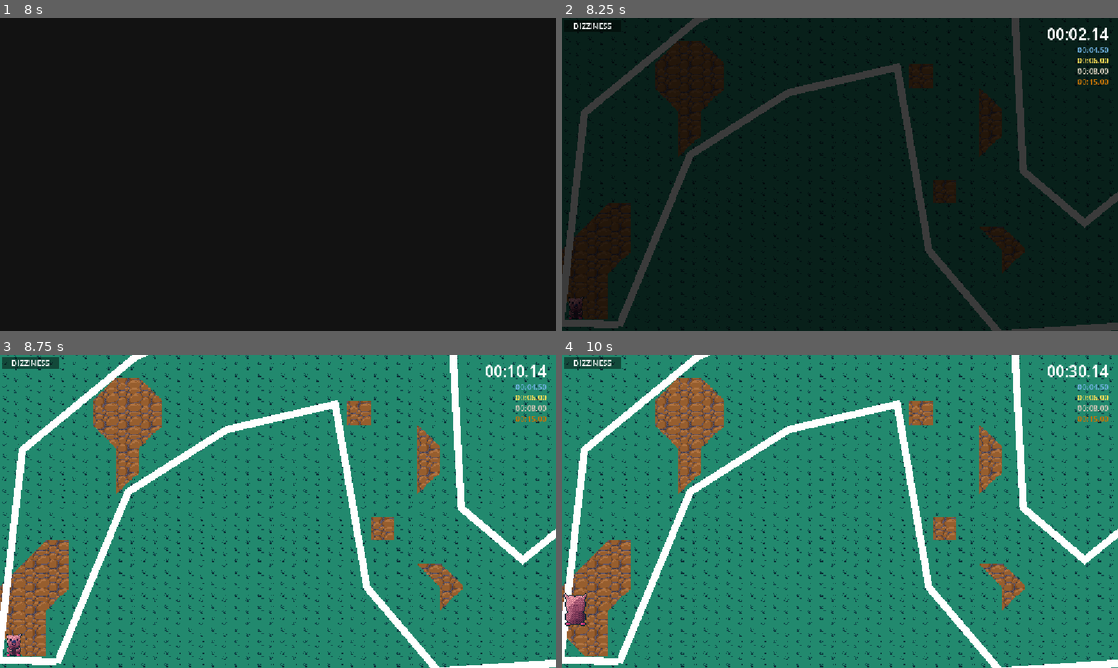
Above: before the commit, frames 1-4 (two rows, left to right).
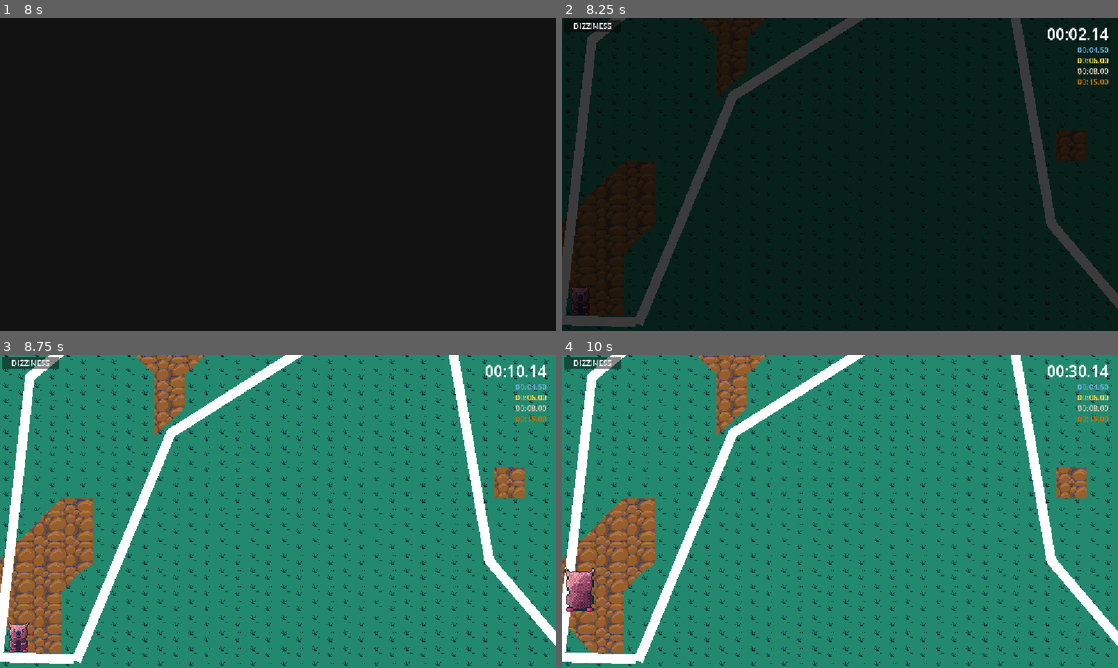
Above: after the commit, the same moments.

Repository: robplaysmusic-bit/dizzy-dash
Game: Godot game, scene res://levels/spin-test.tscn
Same seed, same stepped clock (60 frames per second), same inputs: the game is played once before the commit and once after it.
Inputs (mouse positions are in pixels of both pictures, inside the frame that each line leads up to):
- Up to frame 1 (8 s): tap Enter at 0.5, 2.1, 5.1 s; move the mouse to (400, 158) at 0.52 s; hold D (right) 0.53-1.25 s; tap Delete at 0.6, 3.6, 6.6 s; click (400, 158) at 0.67 s; tap Space (jump) at 0.77, 2, 3.77, 6.77 s; drag from (166, 190) to (250, 237) at 1.27 s; move the mouse to (333, 105) at 2.02 s; hold D (right) 2.03-2.75 s; drag from (250, 237) to (111, 127) at 2.77 s; move the mouse to (444, 221) at 3.52 s; hold A (left) 3.53-4.25 s; drag from (111, 127) to (194, 96) at 4.27 s; move the mouse to (305, 174) at 5.02 s; hold Backspace (back) 5.03-5.75 s; click (305, 174) at 5.17 s; drag from (194, 96) to (166, 190) at 5.77 s; move the mouse to (400, 158) at 6.52 s; hold W (up) 6.53-7.25 s; drag from (166, 190) to (250, 237) at 7.27 s
- Up to frame 2 (8.25 s): move the mouse to (895, 105) at 8.02 s; hold Backspace (back) from 8.03 s (still down); tap Enter at 8.1 s
- Up to frame 3 (8.75 s): keep holding Backspace (back)
- Up to frame 4 (10 s): release Backspace (back) at 8.75 s; drag from (812, 574) to (673, 464) at 8.77 s; tap Enter at 9.5 s; move the mouse to (1006, 558) at 9.52 s; hold W (up) from 9.53 s (still down); tap Delete at 9.6 s; click (1006, 558) at 9.67 s; tap Space (jump) at 9.77 s

Frame 1 is identical in both runs. In frame 2, 16% of the frame differs, in the area x 0-100%, y 0-100%; in frame 3, 28%; in frame 4, 28%.

Commit message:
Updates for feel
Camera more zoomed in. Some tweaks to results UI.

Diff:
--- a/levels/level-1.tscn
+++ b/levels/level-1.tscn
@@ -37,7 +37,7 @@
 position = Vector2(20, 624)
 
 [node name="Camera2D" type="Camera2D" parent="Player" unique_id=514127651]
-zoom = Vector2(1.5, 1.5)
+zoom = Vector2(2, 2)
 limit_left = 0
 limit_top = 0
 limit_right = 1159
--- a/levels/level-2.tscn
+++ b/levels/level-2.tscn
@@ -46,7 +46,7 @@
 position = Vector2(20, 624)
 
 [node name="Camera2D" type="Camera2D" parent="Player" unique_id=514127651]
-zoom = Vector2(1.5, 1.5)
+zoom = Vector2(2, 2)
 limit_left = -24
 limit_top = -33
 limit_right = 1027
--- a/levels/level-3.tscn
+++ b/levels/level-3.tscn
@@ -59,7 +59,7 @@
 position = Vector2(19, 23)
 
 [node name="Camera2D" type="Camera2D" parent="Player" unique_id=514127651]
-zoom = Vector2(1.5, 1.5)
+zoom = Vector2(2, 2)
 limit_left = -61
 limit_top = -79
 limit_right = 1612
--- a/menus/result_row.gd
+++ b/menus/result_row.gd
@@ -1,10 +1,10 @@
 class_name ResultRow extends Control
 
-@onready var left: Label = $Label
-@onready var right: Label = $Label2
+@onready var left: Label = $Label2
+@onready var right: Label = $Label
 
 func set_text(description: String, time: float, color: Color) -> void:
-    left.add_theme_color_override("font_color", color)
-    right.add_theme_color_override("font_color", color)
-    left.text = description
-    right.text = DizzyManager.format_time(time)
+	left.add_theme_color_override("font_color", color)
+	right.add_theme_color_override("font_color", color)
+	left.text = description
+	right.text = DizzyManager.format_time(time)
--- a/menus/result_row.tscn
+++ b/menus/result_row.tscn
@@ -22,6 +22,7 @@
 grow_vertical = 2
 theme_override_font_sizes/font_size = 20
 text = "Personal Best"
+horizontal_alignment = 2
 vertical_alignment = 1
 
 [node name="Label2" type="Label" parent="." unique_id=275137789]
@@ -33,5 +34,4 @@
 grow_vertical = 2
 theme_override_font_sizes/font_size = 20
 text = "00:00.00"
-horizontal_alignment = 2
 vertical_alignment = 1
--- a/menus/result_ui.tscn
+++ b/menus/result_ui.tscn
@@ -47,9 +47,9 @@
 [node name="M" type="MarginContainer" parent="M/V" unique_id=601336985]
 layout_mode = 2
 size_flags_vertical = 3
-theme_override_constants/margin_left = 100
+theme_override_constants/margin_left = 300
 theme_override_constants/margin_top = 20
-theme_override_constants/margin_right = 100
+theme_override_constants/margin_right = 300
 theme_override_constants/margin_bottom = 20
 
 [node name="V" type="VBoxContainer" parent="M/V/M" unique_id=1396281897]
@@ -77,10 +77,16 @@
 [node name="HBoxContainer" type="HBoxContainer" parent="M/V" unique_id=1051422997]
 layout_mode = 2
 
+[node name="TextureRect" type="TextureRect" parent="M/V/HBoxContainer" unique_id=1223847498]
+layout_mode = 2
+
 [node name="Label" type="Label" parent="M/V/HBoxContainer" unique_id=9292614]
 layout_mode = 2
 theme_override_font_sizes/font_size = 24
 text = "Restart (Right Face Button / Backspace)"
+
+[node name="TextureRect2" type="TextureRect" parent="M/V/HBoxContainer" unique_id=512183873]
+layout_mode = 2
 
 [node name="Label2" type="Label" parent="M/V/HBoxContainer" unique_id=915444558]
 layout_mode = 2
Not shown, changed: kanban_tasks_data.kanban
